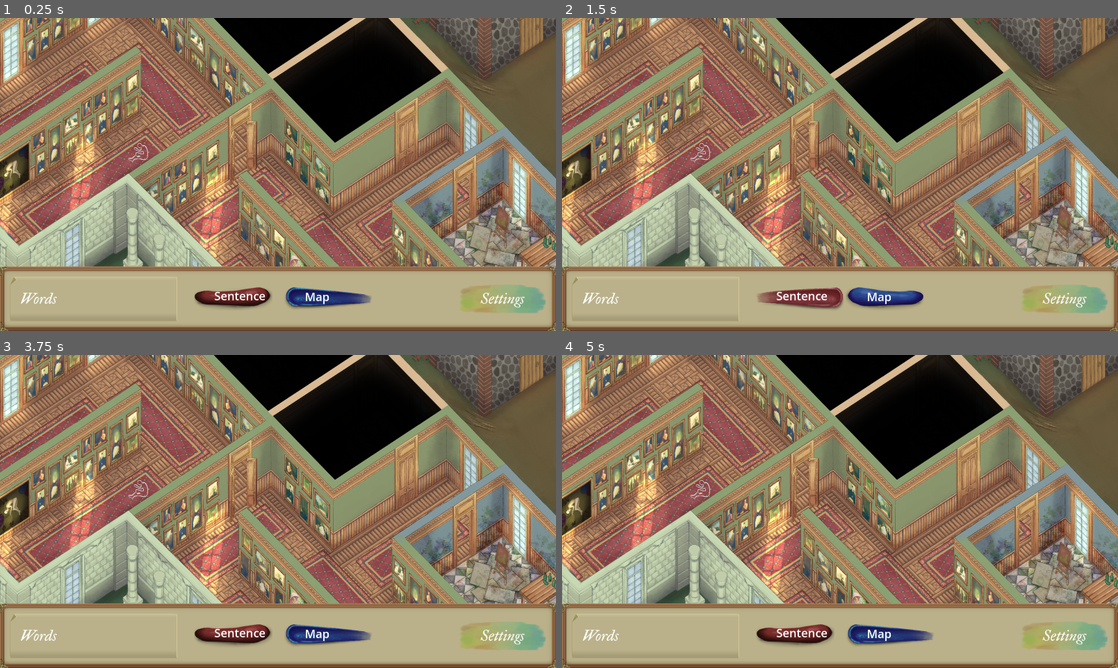
Above: before the commit, frames 1-4 (two rows, left to right).
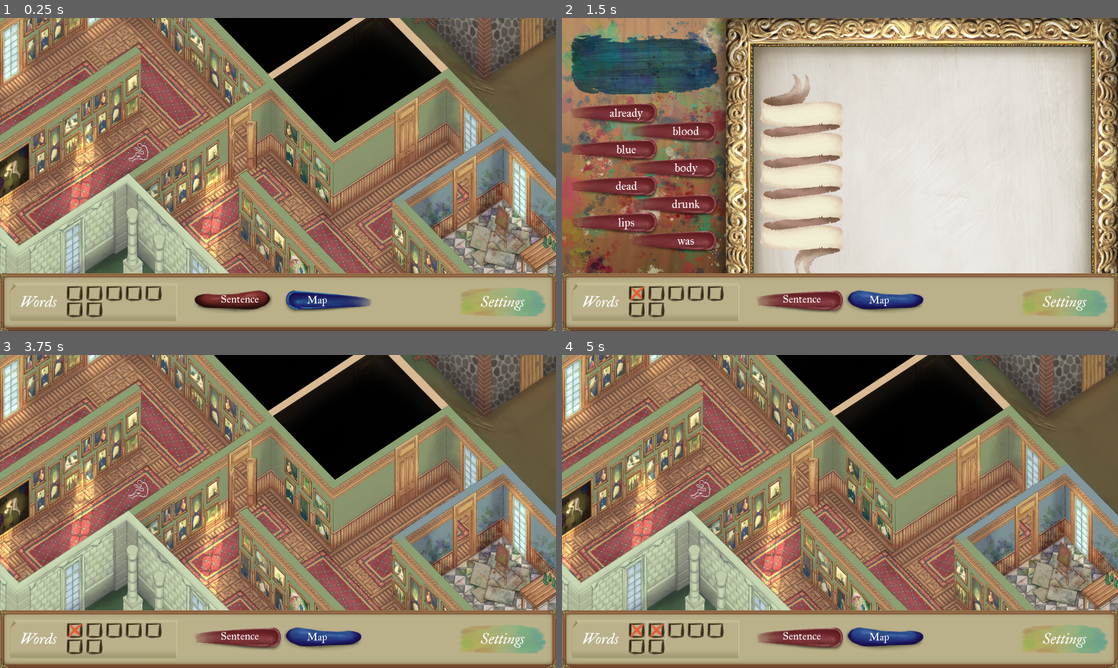
Above: after the commit, the same moments.

Repository: 100-Devs-1-Game/TheFullPicture
Game: Godot game, scene res://global/scene_loader.tscn
Same seed, same stepped clock (60 frames per second), same inputs: the game is played once before the commit and once after it.
Inputs (mouse positions are in pixels of both pictures, inside the frame that each line leads up to):
- Up to frame 1 (0.25 s): no input
- Up to frame 2 (1.5 s): click (634, 293) at 0.52 s; click "Sentence" at 1.25 s
- Up to frame 3 (3.75 s): click (72, 630) at 2.02 s; click (94, 630) at 2.77 s; click "Map" at 3.5 s
- Up to frame 4 (5 s): click (656, 630) at 4.27 s

The runs differ from the first frame. In frame 1, 5.7% of the frame differs, in the area x 0-100%, y 79-96%; in frame 2, 81%, in the area x 0-100%, y 0-100%; in frame 3, 6.0%; in frame 4, 6.1%.

Commit message:
Update game panel

Diff:
--- a/src/ui/game_panel/game_panel.gd
+++ b/src/ui/game_panel/game_panel.gd
@@ -6,8 +6,10 @@
 
 
 func _on_sentence_button_toggled(toggled_on: bool) -> void:
-	pass # Replace with function body.
+	if toggled_on:
+		SceneLoader.goto_sentence_builder()
 
 
 func _on_map_button_toggled(toggled_on: bool) -> void:
-	pass # Replace with function body.
+	if toggled_on:
+		SceneLoader.goto_map()
--- a/src/ui/game_panel/game_panel.tscn
+++ b/src/ui/game_panel/game_panel.tscn
@@ -8,26 +8,26 @@
 [ext_resource type="Texture2D" uid="uid://bdqtk4an3o77d" path="res://assets/art/sentence_builder/clue-text.png" id="3_lxin7"]
 [ext_resource type="Texture2D" uid="uid://bg786xnmmnawi" path="res://assets/art/sentence_builder/button-blank.png" id="4_4gmb1"]
 [ext_resource type="FontFile" uid="uid://jimsitoijr6" path="res://assets_external/fonts/IM_Fell_Great_Primer/IMFellGreatPrimer-Italic.ttf" id="4_ifxwd"]
+[ext_resource type="PackedScene" uid="uid://c2dutbrg4w40c" path="res://ui/components/check_box.tscn" id="5_1fep8"]
 [ext_resource type="Texture2D" uid="uid://donm13ryso7sc" path="res://assets/art/sentence_builder/button-press.png" id="5_hnn45"]
 [ext_resource type="Script" uid="uid://biajfv665ttlc" path="res://ui/components/hover_component.gd" id="5_lxin7"]
 [ext_resource type="Texture2D" uid="uid://rafjpx4rpgrd" path="res://assets/art/sentence_builder/button-blank_red.png" id="6_nuau5"]
+[ext_resource type="LabelSettings" uid="uid://cs244uqvx6x8d" path="res://ui/game_panel/toggle_label_settings.tres" id="10_wgcdy"]
 
 [sub_resource type="LabelSettings" id="LabelSettings_ng428"]
 font = ExtResource("4_ifxwd")
 font_size = 50
 
-[sub_resource type="LabelSettings" id="LabelSettings_ifxwd"]
-font_size = 40
-
 [node name="GamePanel" type="CanvasLayer"]
 script = ExtResource("1_yn0q5")
 
 [node name="Panel" type="PanelContainer" parent="."]
+custom_minimum_size = Vector2(0, 200)
 anchors_preset = 12
 anchor_top = 1.0
 anchor_right = 1.0
 anchor_bottom = 1.0
-offset_top = -200.0
+offset_top = -197.0
 grow_horizontal = 2
 grow_vertical = 0
 theme_override_styles/panel = ExtResource("2_ifxwd")
@@ -42,8 +42,8 @@
 
 [node name="MarginContainer" type="MarginContainer" parent="Panel/MarginContainer/Words"]
 layout_mode = 2
-theme_override_constants/margin_top = 10
-theme_override_constants/margin_bottom = 10
+theme_override_constants/margin_top = -30
+theme_override_constants/margin_bottom = -30
 
 [node name="HBoxContainer" type="HBoxContainer" parent="Panel/MarginContainer/Words/MarginContainer"]
 layout_mode = 2
@@ -58,7 +58,30 @@
 unique_name_in_owner = true
 custom_minimum_size = Vector2(350, 0)
 layout_mode = 2
+size_flags_vertical = 4
+theme_override_constants/v_separation = -5
 columns = 5
+
+[node name="CheckBox" parent="Panel/MarginContainer/Words/MarginContainer/HBoxContainer/GridContainer" instance=ExtResource("5_1fep8")]
+layout_mode = 2
+
+[node name="CheckBox2" parent="Panel/MarginContainer/Words/MarginContainer/HBoxContainer/GridContainer" instance=ExtResource("5_1fep8")]
+layout_mode = 2
+
+[node name="CheckBox3" parent="Panel/MarginContainer/Words/MarginContainer/HBoxContainer/GridContainer" instance=ExtResource("5_1fep8")]
+layout_mode = 2
+
+[node name="CheckBox4" parent="Panel/MarginContainer/Words/MarginContainer/HBoxContainer/GridContainer" instance=ExtResource("5_1fep8")]
+layout_mode = 2
+
+[node name="CheckBox5" parent="Panel/MarginContainer/Words/MarginContainer/HBoxContainer/GridContainer" instance=ExtResource("5_1fep8")]
+layout_mode = 2
+
+[node name="CheckBox6" parent="Panel/MarginContainer/Words/MarginContainer/HBoxContainer/GridContainer" instance=ExtResource("5_1fep8")]
+layout_mode = 2
+
+[node name="CheckBox7" parent="Panel/MarginContainer/Words/MarginContainer/HBoxContainer/GridContainer" instance=ExtResource("5_1fep8")]
+layout_mode = 2
 
 [node name="Settings Button" parent="Panel/MarginContainer" instance=ExtResource("2_lxin7")]
 layout_mode = 2
@@ -96,7 +119,7 @@
 grow_horizontal = 2
 grow_vertical = 2
 text = "Sentence"
-label_settings = SubResource("LabelSettings_ifxwd")
+label_settings = ExtResource("10_wgcdy")
 horizontal_alignment = 1
 vertical_alignment = 1
 
@@ -128,7 +151,7 @@
 grow_horizontal = 2
 grow_vertical = 2
 text = "Map"
-label_settings = SubResource("LabelSettings_ifxwd")
+label_settings = ExtResource("10_wgcdy")
 horizontal_alignment = 1
 vertical_alignment = 1
 
--- /dev/null
+++ b/src/ui/game_panel/toggle_label_settings.tres
@@ -0,0 +1,7 @@
+[gd_resource type="LabelSettings" load_steps=2 format=3 uid="uid://cs244uqvx6x8d"]
+
+[ext_resource type="FontFile" uid="uid://bydy1is6a3qvc" path="res://assets_external/fonts/IM_Fell_Great_Primer/IMFellGreatPrimer-Regular.ttf" id="1_f3eiw"]
+
+[resource]
+font = ExtResource("1_f3eiw")
+font_size = 36
Not shown: 1 places in src/ui/game_panel/game_panel.tscn that only renumber resources
